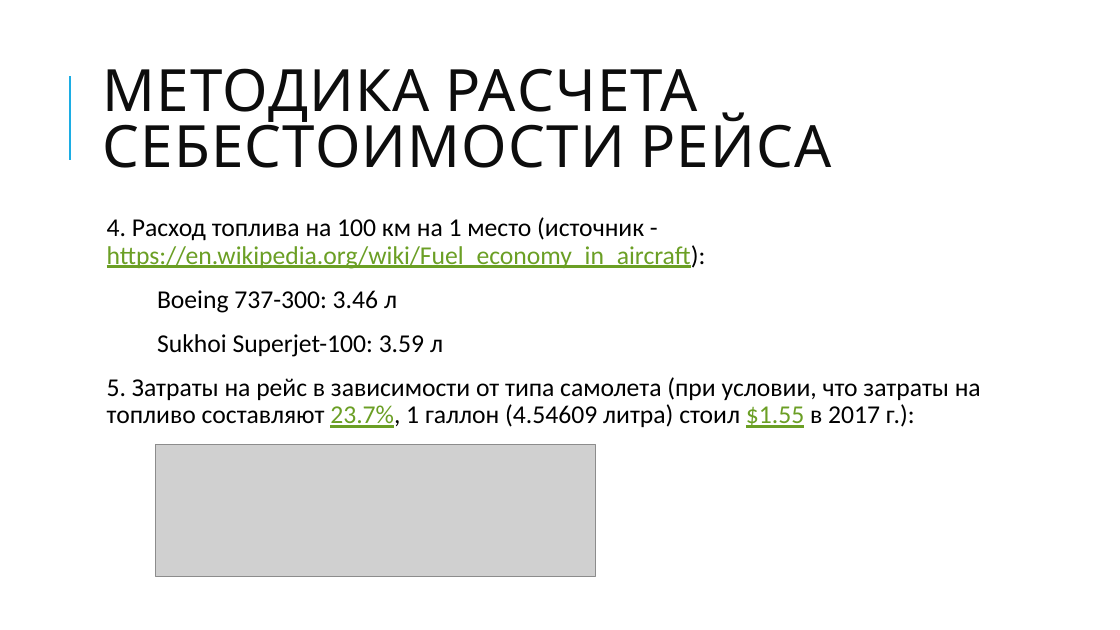
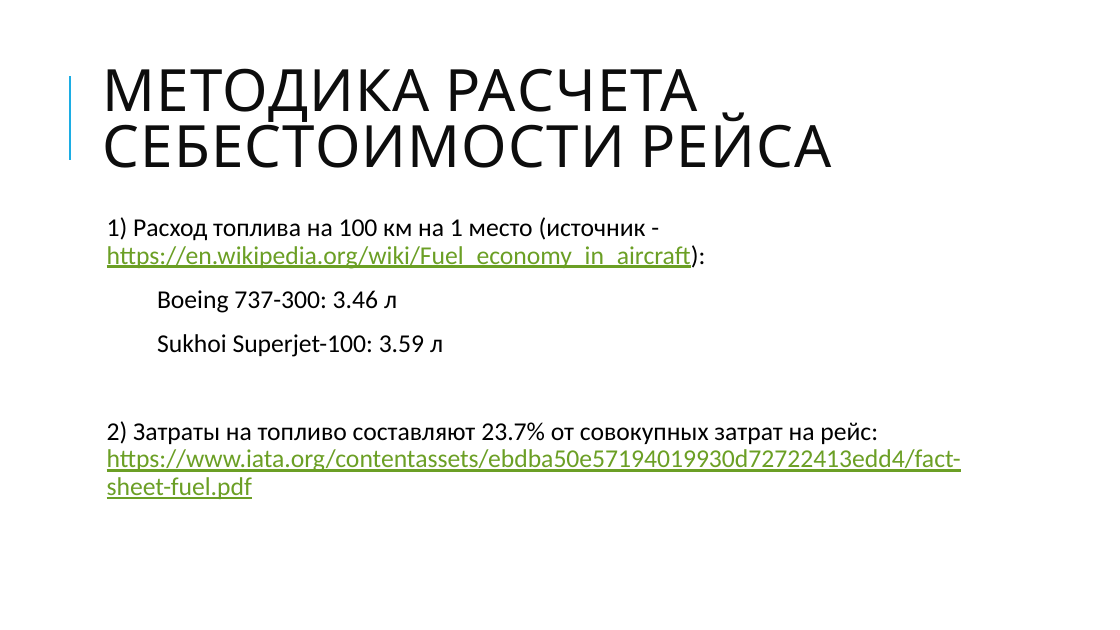
Before and after one commit to vedikhin/skillfactory, a slide deck: slide 4 of module_4/presentation.pptx (slide 3 before the commit). Drawn at 1120x630 pixels with LibreOffice and Linux fonts; fonts in the diff are those of the drawing; grey boxes stand for pictures. Boxes give left, top, right and bottom in pixels: in the first picture for what was removed or moved away, otherwise in the second. Text is boxed around its words. In the diff, an @@ line names an element or a change of style, - is before the commit and + after.

```diff
--- a/module_4/presentation.pptx
+++ b/module_4/presentation.pptx
@@ text at (x1=107, y1=217, x2=706, y2=269): text changed @@
-  4. Расход топлива на 100 км на 1 место (источник - https://en.wikipedia.org/wiki/Fuel_economy_in_aircraft):
+  1) Расход топлива на 100 км на 1 место (источник - https://en.wikipedia.org/wiki/Fuel_economy_in_aircraft):
@@ text at (x1=107, y1=421, x2=961, y2=499): text changed; text colour #000000 to #6B9F25 @@
-  5. Затраты на рейс в зависимости от типа самолета (при условии, что затраты на топливо составляют 23.7%, 1 галлон (4.54609 литра) стоил $1.55 в 2017 г.):
+  2) Затраты на топливо составляют 23.7% от совокупных затрат на рейс: https://www.iata.org/contentassets/ebdba50e57194019930d72722413edd4/fact-sheet-fuel.pdf
@@ picture removed at (x1=155, y1=444, x2=596, y2=576) @@
```
Also in this commit, not shown: 2 other slides changed, 1 slide added, 1 slide removed.
